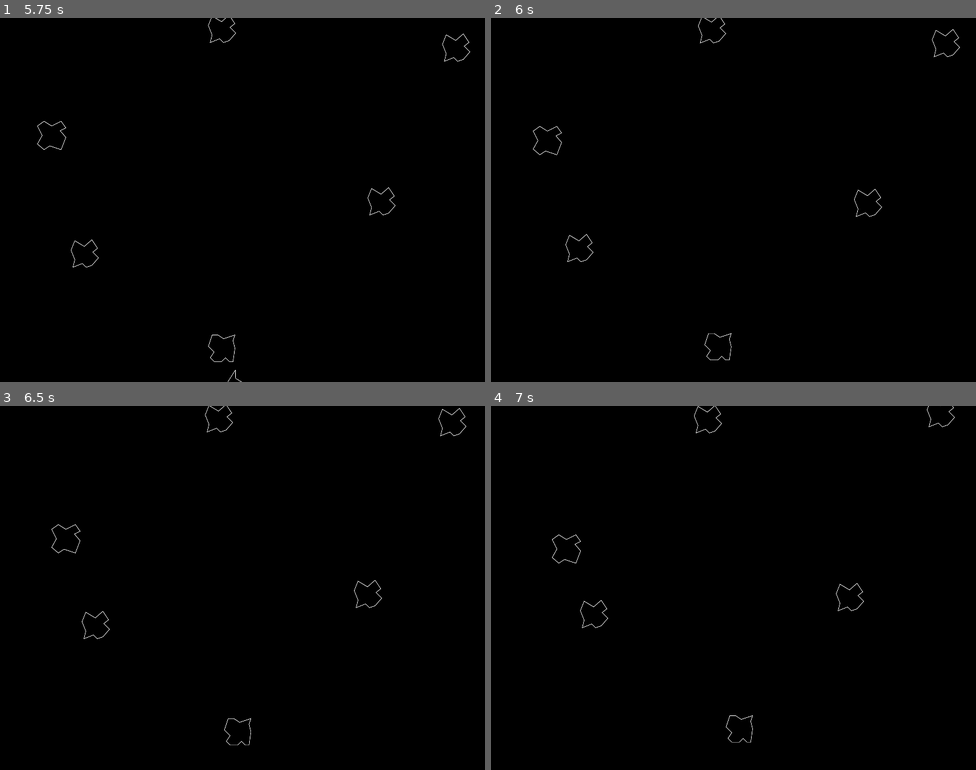
Above: before the commit, frames 1-4 (two rows, left to right).
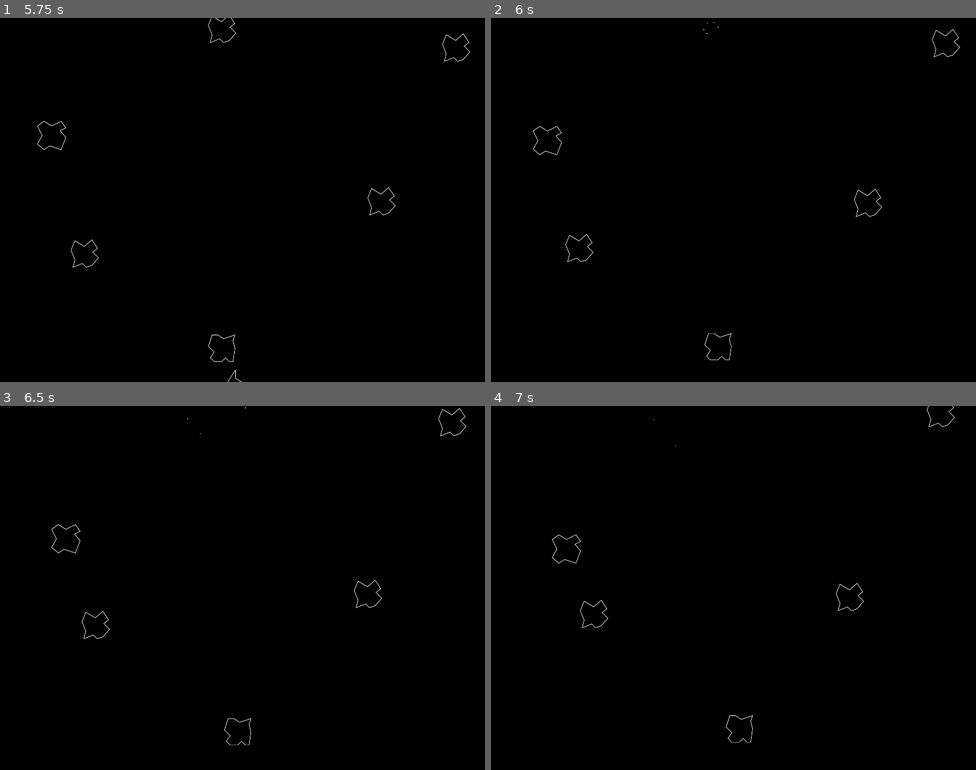
Above: after the commit, the same moments.

Repository: springcomp/asteroids_godot
Game: Godot game, scene res://scenes/main.tscn
Same seed, same stepped clock (60 frames per second), same inputs: the game is played once before the commit and once after it.
Inputs:
- Up to frame 1 (5.75 s): hold Up (thrust) 0.53-2.03 s; hold Left (rotate_left) 2.03-4.28 s; hold Right (rotate_right) 4.28-5.03 s; hold Up (thrust) from 5.03 s (still down)
- Up to frame 2 (6 s): release Up (thrust) at 5.78 s; hold Right (rotate_right) from 5.78 s (still down)
- Up to frame 3 (6.5 s): keep holding Right (rotate_right)
- Up to frame 4 (7 s): keep holding Right (rotate_right)

Frame 1 is identical in both runs. In frame 2, less than 0.1% of the frame differs, in the area x 42-49%, y 0-7%; in frame 3, less than 0.1%; in frame 4, less than 0.1%, in the area x 33-48%, y 0-11%.

Commit message:
[asteroids] ship explodes when colliding

Diff:
--- a/scenes/asteroid.gd
+++ b/scenes/asteroid.gd
@@ -7,6 +7,7 @@
 @export var speed: int = 100
 
 @onready var sprite = $Sprite2D
+@onready var explosion_particles = $ExplosionParticles
 
 var image_array = [
 	"res://arts/Asteroid_01.png",
@@ -34,7 +35,15 @@
 func _process(delta):
 	position += direction * speed * delta
 
-
 func _on_body_entered(body:Node2D):
 	if body is Player:
 		body.queue_free()
+		on_destroy()
+
+func on_destroy():
+	explode()
+	queue_free()
+
+func explode():
+	explosion_particles.emitting = true
+	explosion_particles.reparent(get_tree().root)
--- a/scenes/asteroid.tscn
+++ b/scenes/asteroid.tscn
@@ -1,8 +1,9 @@
-[gd_scene load_steps=5 format=3 uid="uid://7kv1ljq81wtc"]
+[gd_scene load_steps=6 format=3 uid="uid://7kv1ljq81wtc"]
 
 [ext_resource type="Texture2D" uid="uid://7korjy0xrwe1" path="res://arts/Asteroid_01.png" id="1_cujdb"]
 [ext_resource type="Script" path="res://scenes/asteroid.gd" id="1_fctxs"]
 [ext_resource type="PackedScene" uid="uid://bylmj0oqqaqm5" path="res://scenes/screen_bounds_movement.tscn" id="2_f37i6"]
+[ext_resource type="PackedScene" uid="uid://biesg7aghyslp" path="res://scenes/explosion_particles.tscn" id="4_1e34h"]
 
 [sub_resource type="CircleShape2D" id="CircleShape2D_8ctnx"]
 radius = 64.0
@@ -22,4 +23,6 @@
 [node name="ScreenBoundsMovement" parent="." node_paths=PackedStringArray("node") instance=ExtResource("2_f37i6")]
 node = NodePath("..")
 
+[node name="ExplosionParticles" parent="." instance=ExtResource("4_1e34h")]
+
 [connection signal="body_entered" from="." to="." method="_on_body_entered"]
--- /dev/null
+++ b/scenes/explosion_particles.gd
@@ -0,0 +1,13 @@
+extends CPUParticles2D
+
+class_name ExplosionParticles
+
+@onready var timer = $Timer
+
+func _ready():
+	timer.wait_time = lifetime
+	timer.timeout.connect(queue_free)
+
+func _process(_delta):
+	if emitting && timer.is_stopped():
+		timer.start()
--- /dev/null
+++ b/scenes/explosion_particles.tscn
@@ -0,0 +1,20 @@
+[gd_scene load_steps=2 format=3 uid="uid://biesg7aghyslp"]
+
+[ext_resource type="Script" path="res://scenes/explosion_particles.gd" id="1_0bdyn"]
+
+[node name="ExplosionParticles" type="CPUParticles2D"]
+emitting = false
+amount = 6
+lifetime = 6.0
+one_shot = true
+explosiveness = 1.0
+spread = 180.0
+gravity = Vector2(0, 0)
+initial_velocity_min = 128.0
+initial_velocity_max = 223.0
+angle_max = 180.0
+scale_amount_min = 3.0
+scale_amount_max = 3.0
+script = ExtResource("1_0bdyn")
+
+[node name="Timer" type="Timer" parent="."]
